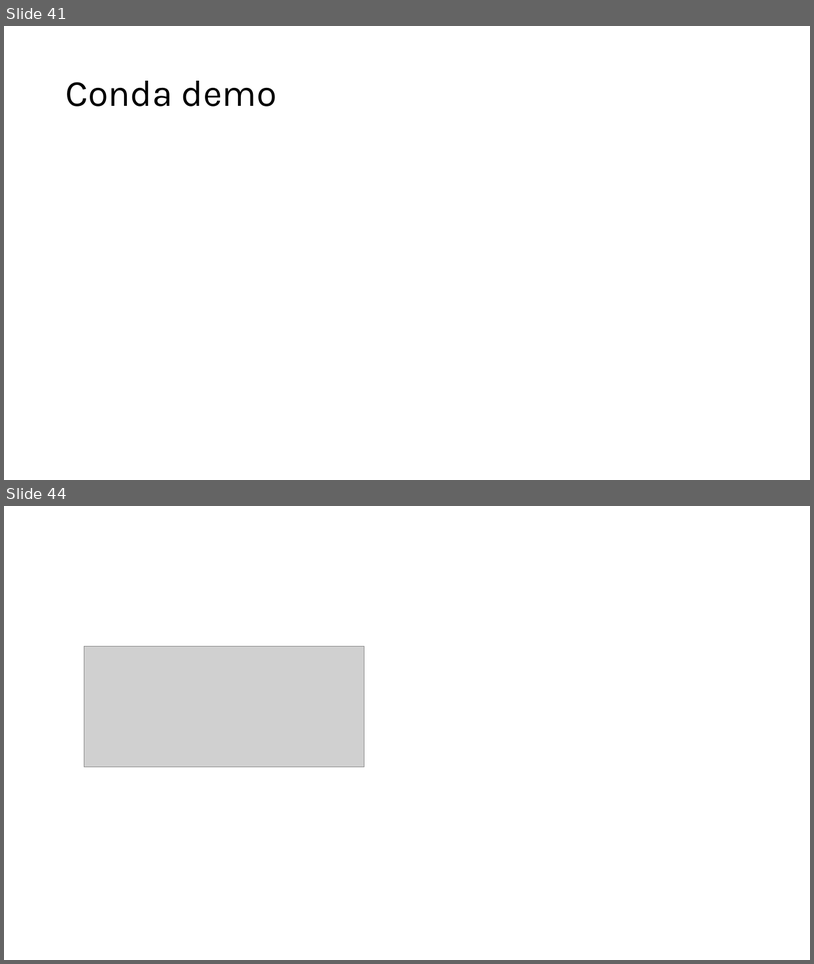
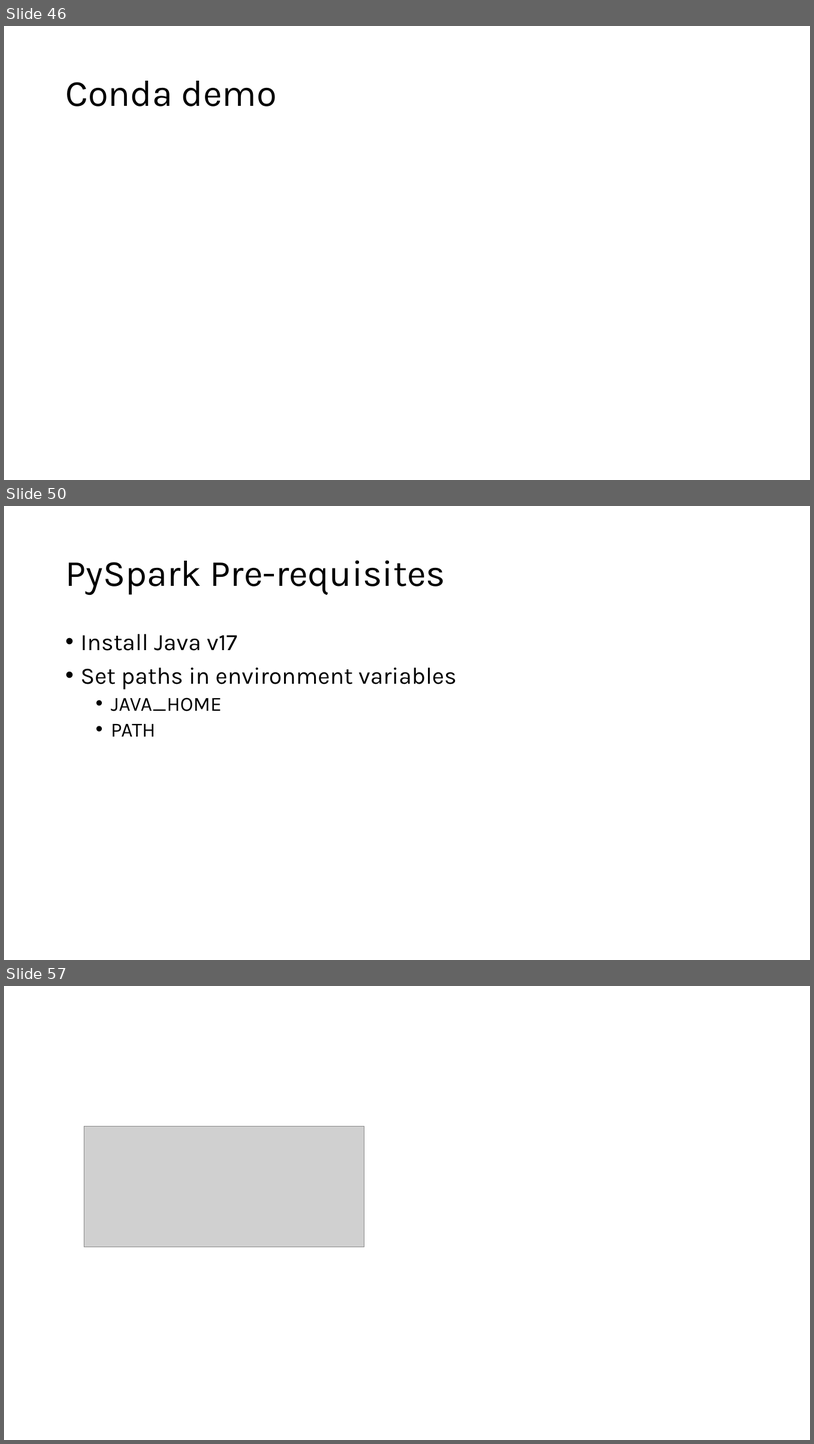
Before and after one commit to phil-a10/Talks, a slide deck: Data Engineering Using Free Tools/Learn Data Engineering For Free.pptx. Shown one above the other, each under a label of ours: slides 41 and 44 before the commit, slides 46, 50 and 57 after it; the slides between them are not shown. The pictures are 814x964 and 814x1444 pixels, drawn with LibreOffice and Linux fonts; fonts in the diff are those of the drawing; grey boxes stand for pictures. Boxes give left, top, right and bottom in pixels: in the first picture for what was removed or moved away, otherwise in the second. Text is boxed around its words. In the diff, an @@ line names an element or a change of style, - is before the commit and + after.

```diff
--- a/Data Engineering Using Free Tools/Learn Data Engineering For Free.pptx
+++ b/Data Engineering Using Free Tools/Learn Data Engineering For Free.pptx
@@ slide 50 added at <box>4,506,810,960</box>, background #FFFFFF @@
@@ title added at <box>65,560,446,595</box>, 44 pt, text #000000 @@
+PySpark Pre-requisites
@@ text added at <box>81,634,456,736</box>, 28 pt, text #000000 @@
+• Install Java v17
+• Set paths in environment variables
+  • JAVA_HOME
+  • PATH
@@ what was slide 41 is now slide 46 @@
@@ what was slide 44 is now slide 57 @@
```
Also in this commit, not shown: 4 slides changed, 12 other slides added, 2 other files.
